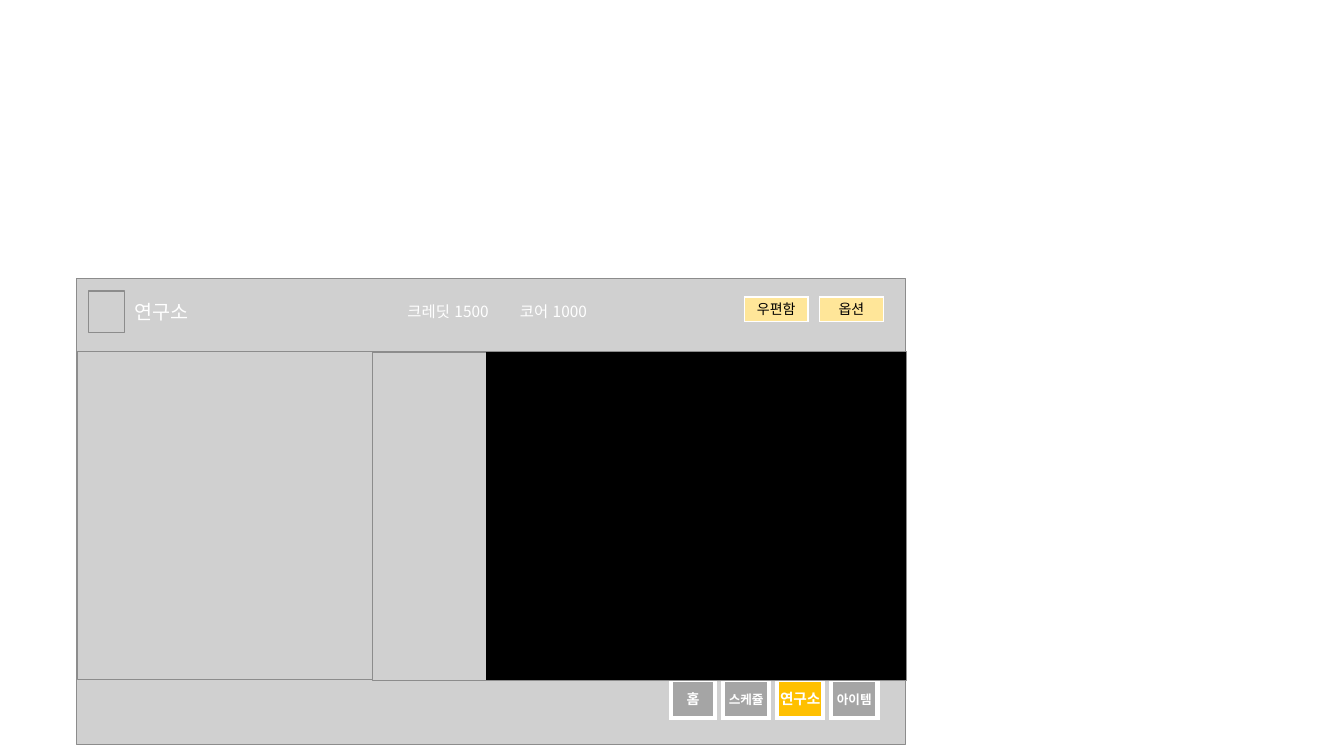
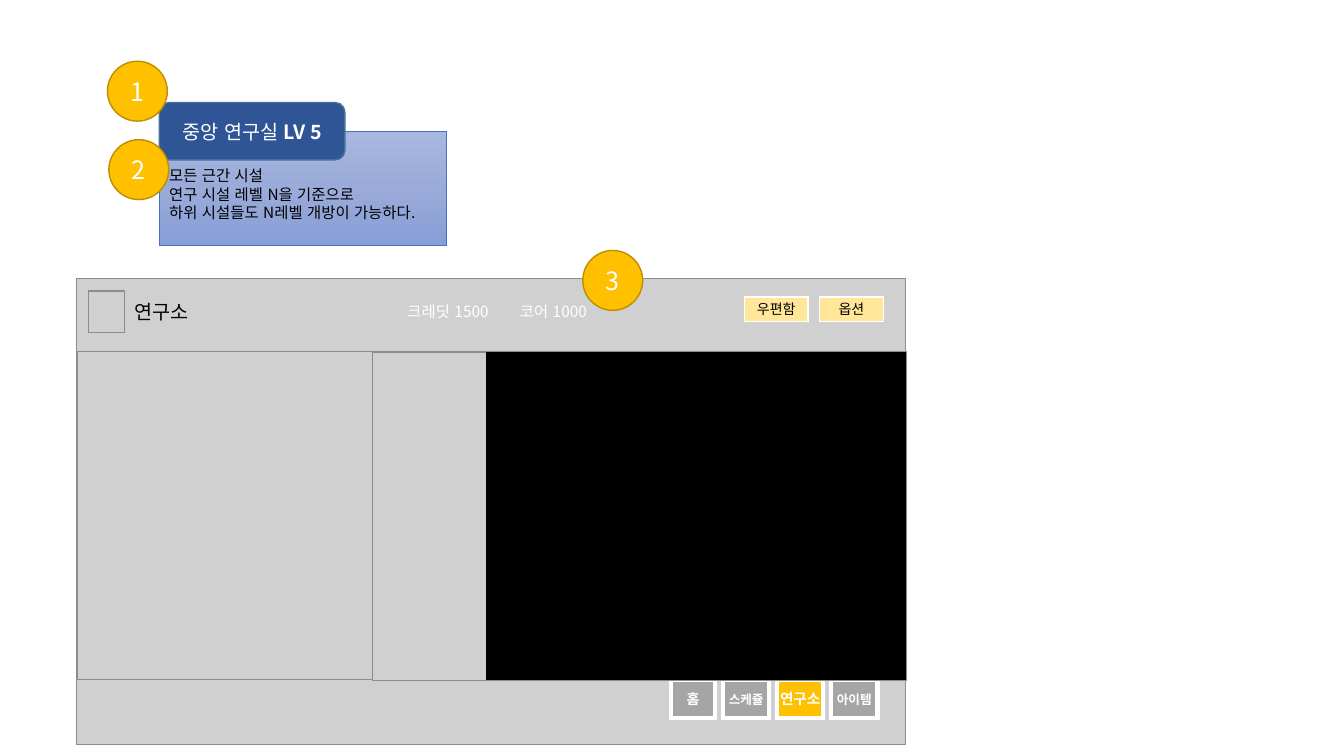
Before and after one commit to kalmmis/AndroidMaker, a slide deck: slide 11 of AndroidMaker UI 구성 참조문서.pptx (slide 10 before the commit). Drawn at 1344x756 pixels with LibreOffice and Linux fonts; fonts in the diff are those of the drawing; grey boxes stand for pictures; background and template pictures are left out. Boxes give left, top, right and bottom in pixels: in the first picture for what was removed or moved away, otherwise in the second. Text is boxed around its words. In the diff, an @@ line names an element or a change of style, - is before the commit and + after.

```diff
--- a/AndroidMaker UI 구성 참조문서.pptx
+++ b/AndroidMaker UI 구성 참조문서.pptx
@@ ellipse added at (108, 62, 167, 121), fill #FFC000, outline #BD8E00 1 pt, 18 pt, text #FFFFFF @@
+1
@@ rounded rectangle added at (159, 103, 345, 160), fill #2F5597, outline #43739E 1 pt, 14 pt, text #FFFFFF @@
+중앙 연구실 LV 5
@@ ellipse added at (109, 140, 168, 200), fill #FFC000, outline #BD8E00 1 pt, 18 pt, text #FFFFFF @@
+2
@@ rectangle added at (159, 131, 447, 245), fill gradient #A8B7DF to #9AABD9 to #889ED7, outline #4472C4 0.5 pt, 11 pt, text #000000 @@
+모든 근간 시설
+연구 시설 레벨 N을 기준으로
+하위 시설들도 N레벨 개방이 가능하다.
@@ ellipse added at (583, 250, 642, 310), fill #FFC000, outline #BD8E00 1 pt, 18 pt, text #FFFFFF @@
+3
@@ text "연구소" at (134, 303, 188, 321): text colour #FFFFFF to #000000 @@
```
Also in this commit, not shown: 5 other slides changed, 3 slides added, 1 slide removed, 22 other files.
